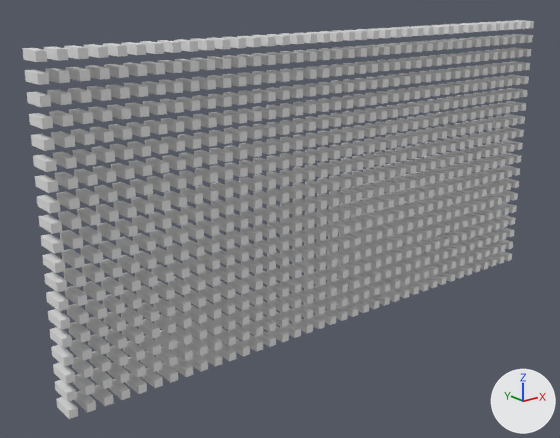
What one commit did to the OBJ model data/noice.obj.
Camera for both pictures: a camera (50 mm lens) standing at (-62.8, -71.0, 25.3) and looking at (-4.6, 1.7, -3.8). Arrows for +X, +Y and +Z are at lower right; the lights stay in place. Where no turn or scale is listed for an object, it has been applied to the vertices.

Script lines for the objects in view, before the commit:
```python
me_noice = bpy.data.meshes.new('noice')
me_noice.from_pydata(...)  # 5776 vertices, 8664 faces; spans x -36.0..39.0, y -3.0..0.0, z -18.0..19.0
ob_noice = bpy.data.objects.new('noice', me_noice)
ob_noice.location = (0.0, 0.0, 0.0)
```
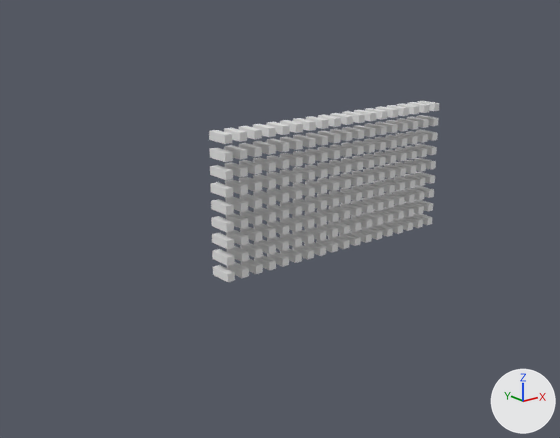
What the commit changed:
me_noice is used by ob_noice; location (0.0, 0.0, 0.0).
me_noice had 5776 vertices, 8664 faces and spanned x -36.0..39.0, y -3.0..0.0, z -18.0..19.0.
me_noice now has 1296 vertices, 1944 faces and spans x -16.0..19.0, y -3.0..0.0, z -8.0..9.0.
me_noice part 1: 560 loose pieces with 4480 vertices, spanning x -36.0..39.0, y -3.0..0.0, z -18.0..19.0, are deleted.

Where the change shows, as pixel boxes (x1, y1, x2, y2) in the pictures (560 x 438 px):
'noice', reshaped (55% narrower, 54% shorter)
    before: (22, 20, 534, 419)
    after: (209, 101, 439, 282)
part 1 of me_noice, deleted
    before: (22, 20, 534, 419)
